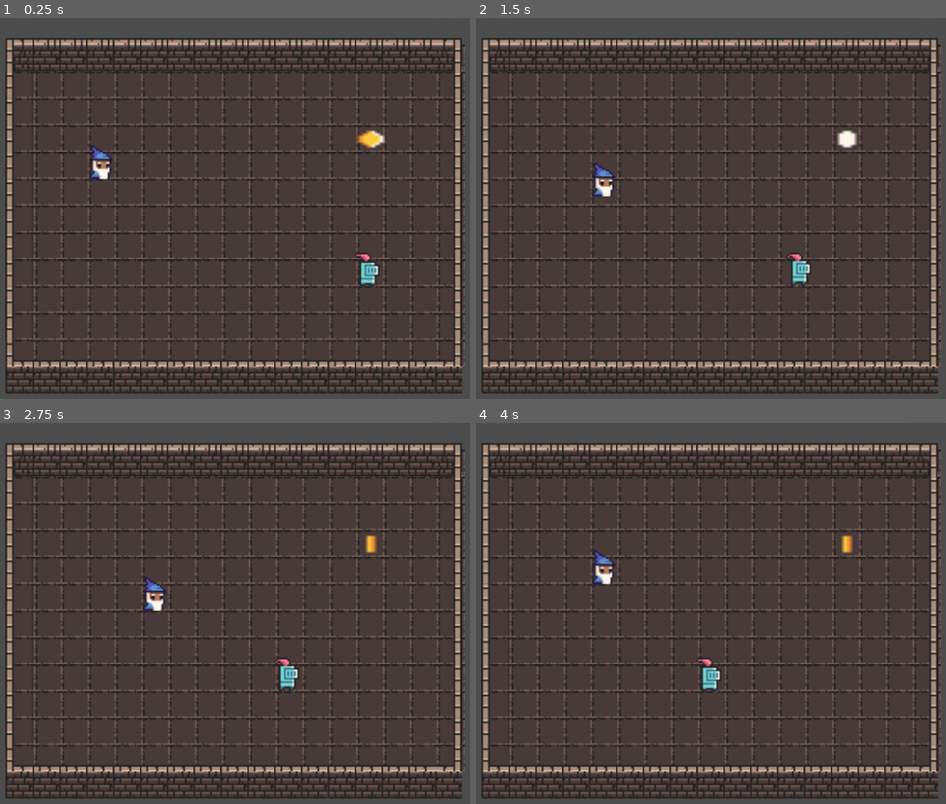
Above: before the commit, frames 1-4 (two rows, left to right).
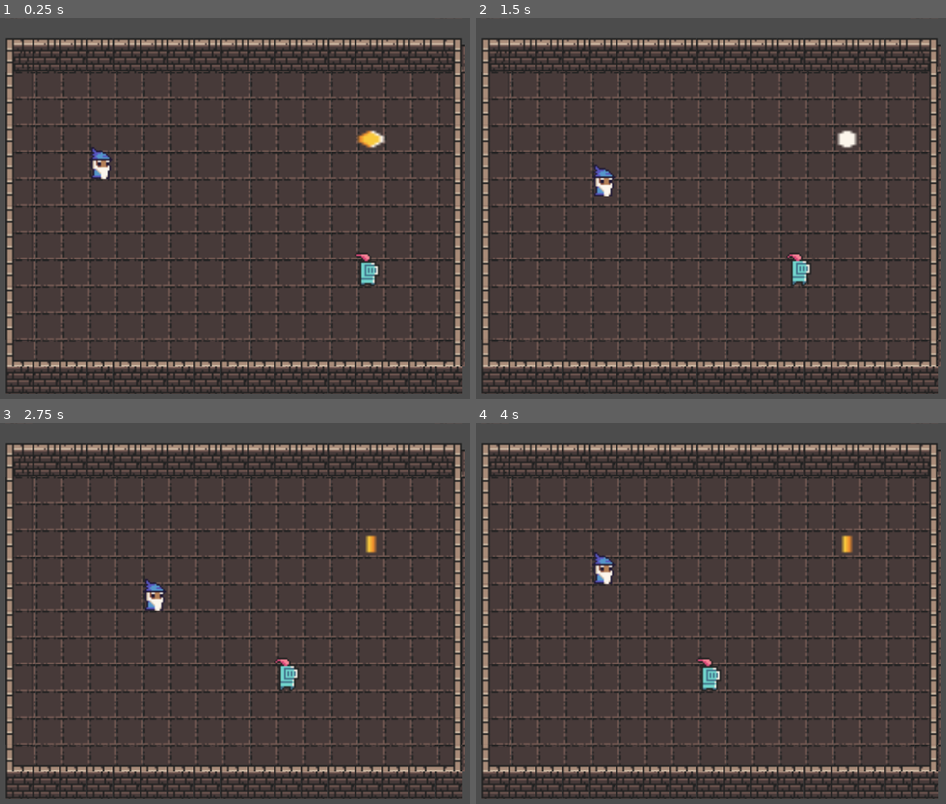
Above: after the commit, the same moments.

Repository: greenpicat/TGDJuice22
Game: Godot game, scene res://BaseScene.tscn
Two runs of this game, one before a commit and one after it. Both use one fixed random seed, a clock stepped at 60 frames per second and the inputs below.
Inputs:
- Up to frame 1 (0.25 s): no input
- Up to frame 2 (1.5 s): hold D (right) 0.53-1.28 s; tap Enter at 1.25 s; hold S (down) from 1.28 s (still down)
- Up to frame 3 (2.75 s): release S (down) at 2.03 s; hold D (right) from 2.03 s (still down)
- Up to frame 4 (4 s): release D (right) at 2.78 s; hold W (up) 2.78-3.53 s; hold A (left) from 3.53 s (still down)

The runs differ from the first frame. In frame 1, 0.1% of the frame differs, in the area x 19-24%, y 33-43%; in frame 2, 0.1%; in frame 3, 0.1%; in frame 4, 0.1%.

Commit message:
Added wall thud sound and squish

Diff:
--- a/BaseScene.tscn
+++ b/BaseScene.tscn
@@ -6,6 +6,7 @@
 [ext_resource path="res://swordhit.ogg" type="AudioStream" id=4]
 [ext_resource path="res://coin.ogg" type="AudioStream" id=5]
 [ext_resource path="res://Knight.gd" type="Script" id=6]
+[ext_resource path="res://thud.ogg" type="AudioStream" id=7]
 
 [sub_resource type="ConvexPolygonShape2D" id=1]
 points = PoolVector2Array( 0, 0, 16, 0, 16, 16, 0, 16 )
@@ -487,7 +488,6 @@
 [node name="AnimatedSprite" type="AnimatedSprite" parent="Player"]
 position = Vector2( 0, -8 )
 frames = SubResource( 22 )
-frame = 1
 playing = true
 
 [node name="Knight" type="Area2D" parent="."]
@@ -515,6 +515,9 @@
 [node name="CoinSfx" type="AudioStreamPlayer" parent="."]
 stream = ExtResource( 5 )
 
+[node name="ThudSfx" type="AudioStreamPlayer" parent="."]
+stream = ExtResource( 7 )
+
 [connection signal="movement" from="Player" to="Knight" method="_on_Player_movement"]
 [connection signal="area_entered" from="Knight" to="Player" method="_on_Knight_area_entered"]
 [connection signal="area_entered" from="Coin" to="Player" method="_on_Coin_area_entered"]
--- a/Player.gd
+++ b/Player.gd
@@ -9,6 +9,7 @@
 "down": Vector2.DOWN}
 onready var ray = $RayCast2D
 onready var tween = $Tween
+onready var sprite = $AnimatedSprite
 export var speed = 3
 
 
@@ -30,11 +31,33 @@
 	if !ray.is_colliding():
 		move_tween(inputs[dir])
 		emit_signal("movement", position)
+	else:
+		var sfx = get_parent().get_node("ThudSfx")
+		sfx.stream.loop = false
+		sfx.play()
+		squish_tween(inputs[dir])
 
 func move_tween(dir):
 	tween.interpolate_property(self, "position",
 		position, position + dir * tile_size,
 		1.0/speed, Tween.TRANS_SINE, Tween.EASE_IN_OUT)
+	tween.start()
+
+func squish_tween(dir: Vector2):
+	tween.interpolate_property(sprite, "scale",
+	sprite.scale, sprite.scale + (dir.abs() * -0.5),
+	0.15, Tween.TRANS_SINE, Tween.EASE_IN_OUT)
+	tween.interpolate_property(self, "position",
+	position, position + (dir * tile_size/2),
+	0.1, Tween.TRANS_SINE, Tween.EASE_IN_OUT)
+
+
+	tween.interpolate_property(sprite, "scale",
+	sprite.scale + (dir.abs() * -0.5), sprite.scale,
+	0.15, Tween.TRANS_SINE, Tween.EASE_IN_OUT, 0.15)
+	tween.interpolate_property(self, "position",
+	position + (dir * tile_size/2), position,
+	0.1, Tween.TRANS_SINE, Tween.EASE_IN_OUT, 0.1)
 	tween.start()
 
 # Called every frame. 'delta' is the elapsed time since the previous frame.
Not shown: 1 places in BaseScene.tscn that only renumber resources
Not shown, added: thud.ogg.import
Not shown, added: thud.ogg
